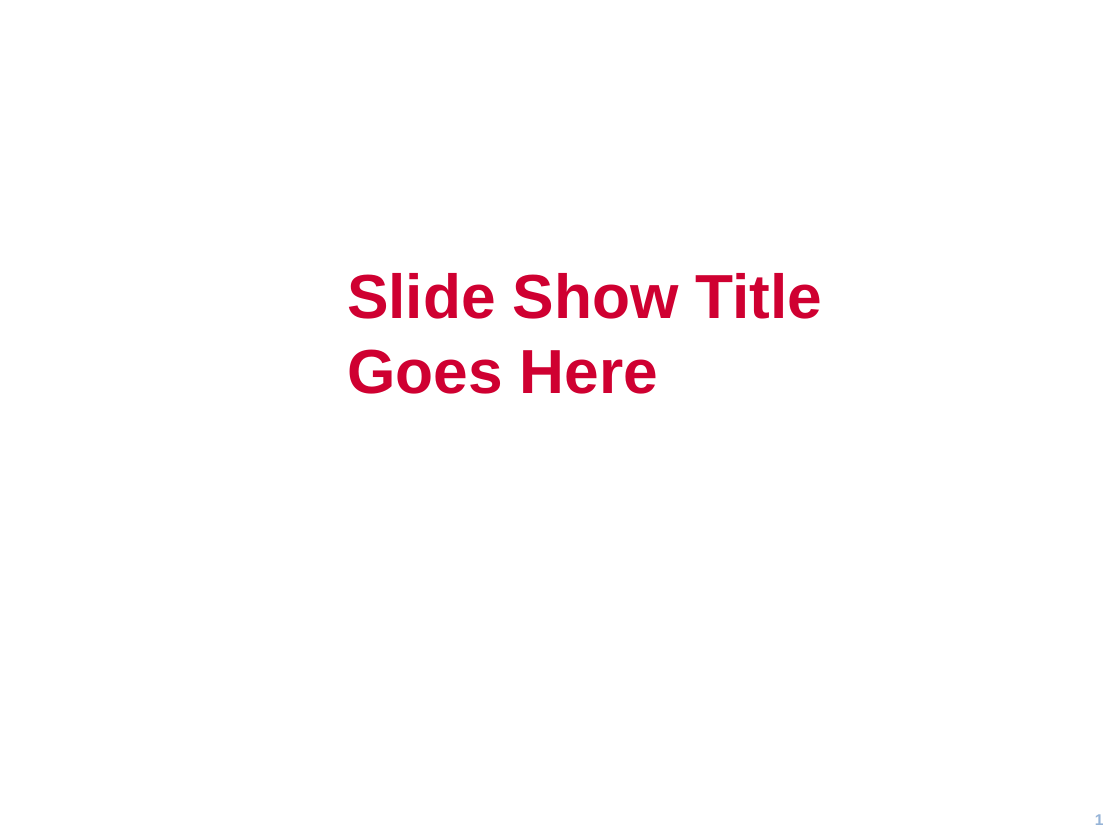
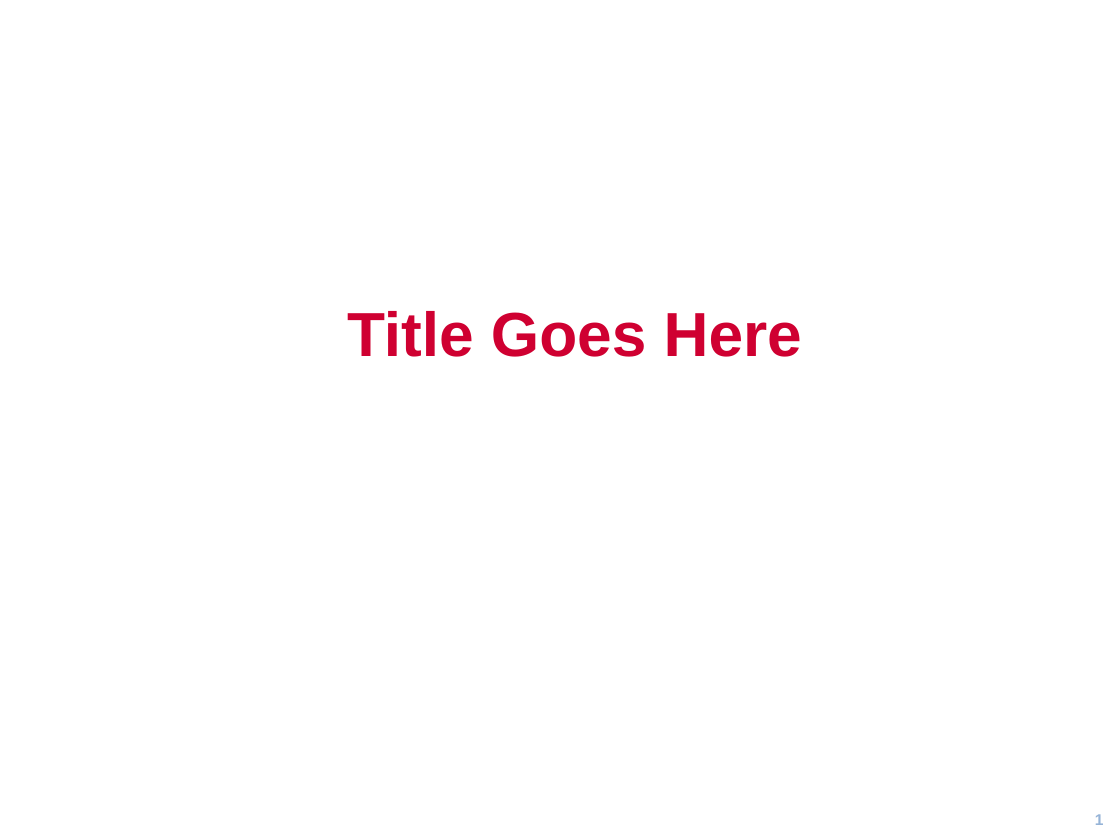
Before and after one commit to gsogeek/Scouting, a slide deck: slide 1 of Templates/POwerpoint/SPTemplate2.ppt. Drawn at 1120x840 pixels with LibreOffice and Linux fonts; fonts in the diff are those of the drawing; background and template pictures are left out. Boxes give left, top, right and bottom in pixels: in the first picture for what was removed or moved away, otherwise in the second. Text is boxed around its words. In the diff, an @@ line names an element or a change of style, - is before the commit and + after.

```diff
--- a/Templates/POwerpoint/SPTemplate2.ppt
+++ b/Templates/POwerpoint/SPTemplate2.ppt
@@ title at bbox=[347, 311, 802, 357]: text changed @@
-Slide Show Title Goes Here
+Title Goes Here
```
Also in this commit, not shown: 1 other slide changed, 8 other files.
